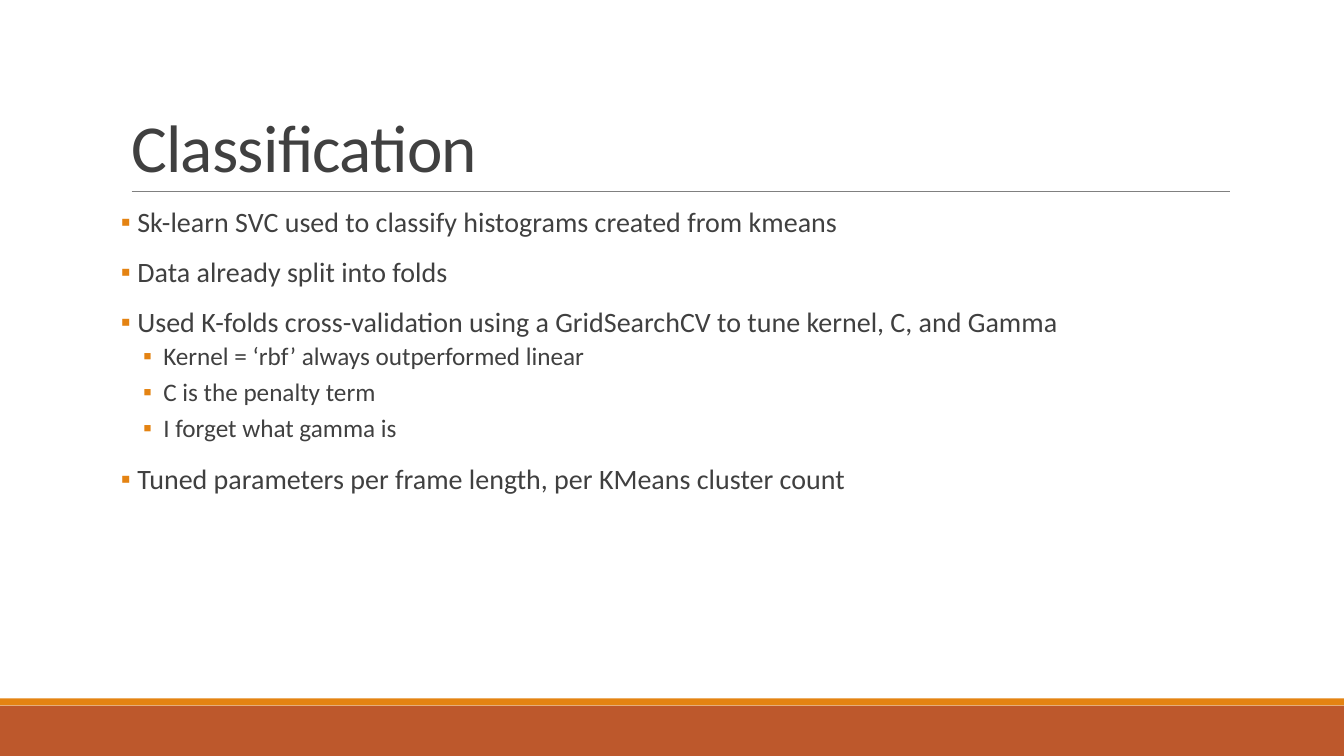
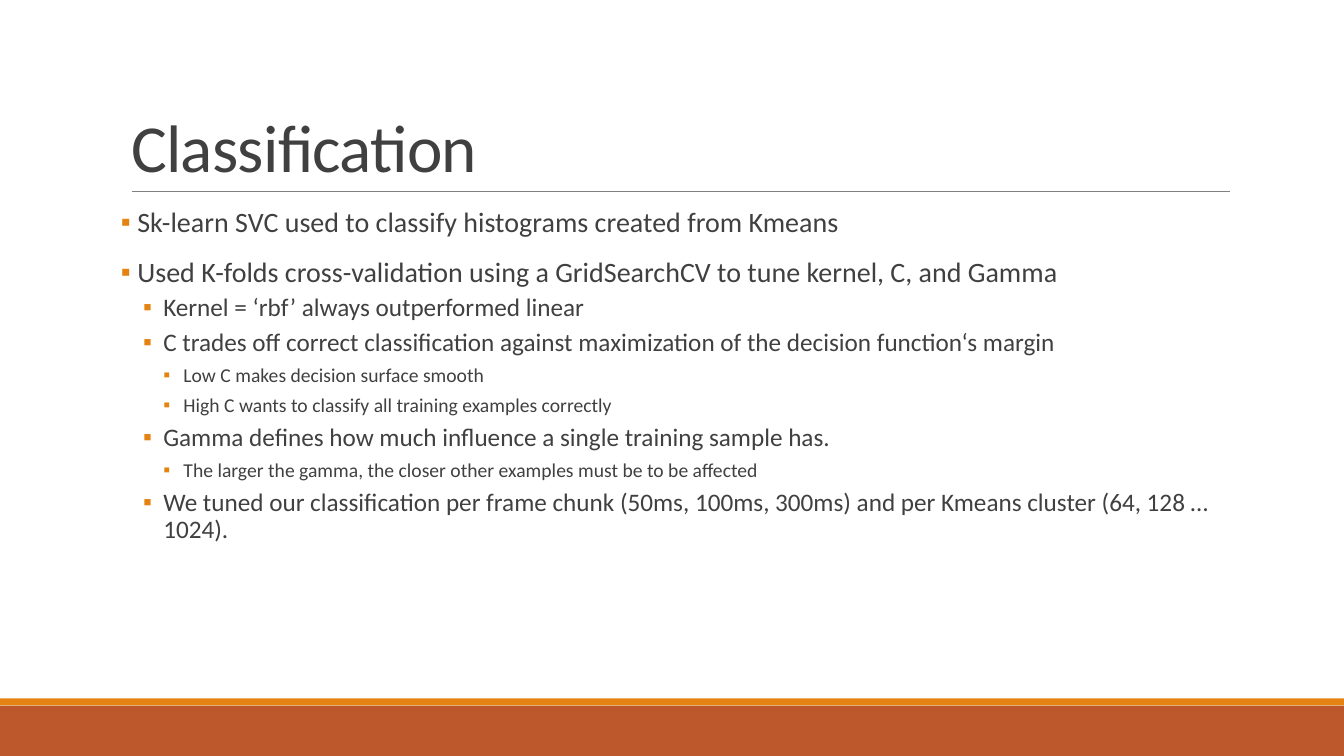
Before and after one commit to crabtreej/CrashAudioClassifier, a slide deck: slide 7 of AI_2_Presentation.pptx. Drawn at 1344x756 pixels with LibreOffice and Linux fonts; fonts in the diff are those of the drawing. Boxes give left, top, right and bottom in pixels: in the first picture for what was removed or moved away, otherwise in the second. Text is boxed around its words. In the diff, an @@ line names an element or a change of style, - is before the commit and + after.

Commit message:
powerpoint finish

```diff
--- a/AI_2_Presentation.pptx
+++ b/AI_2_Presentation.pptx
@@ text at <box>137,212,839,237</box>: text changed @@
-▪ Sk-learn SVC used to classify histograms created from kmeans
-▪ Data already split into folds
+▪ Sk-learn SVC used to classify histograms created from Kmeans
@@ text at <box>163,333,1185,542</box>: text changed; size 20 to 18 pt @@
-  ▪ C is the penalty term
-  ▪ I forget what gamma is
-▪ Tuned parameters per frame length, per KMeans cluster count
+  ▪ C trades off correct classification against maximization of the decision function‘s margin
+    ▪ Low C makes decision surface smooth
+    ▪ High C wants to classify all training examples correctly
+  ▪ Gamma defines how much influence a single training sample has.
+    ▪ The larger the gamma, the closer other examples must be to be affected
+  ▪ We tuned our classification per frame chunk (50ms, 100ms, 300ms) and per Kmeans cluster (64, 128 … 1024).
```
Also in this commit, not shown: 1 slide removed, 1 other file.
